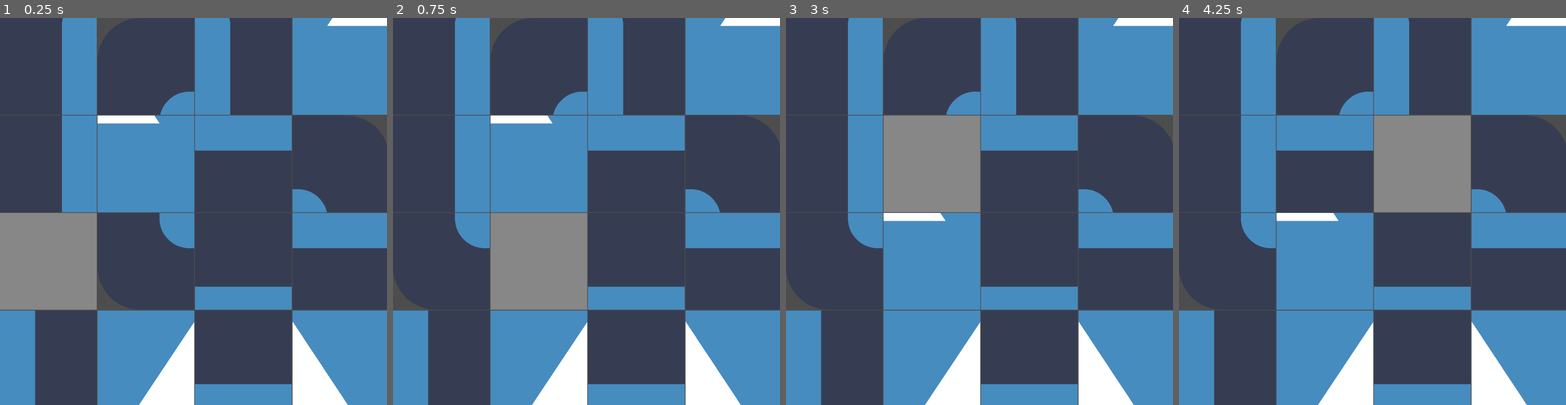
Above: before the commit, frames 1-4 (left to right).
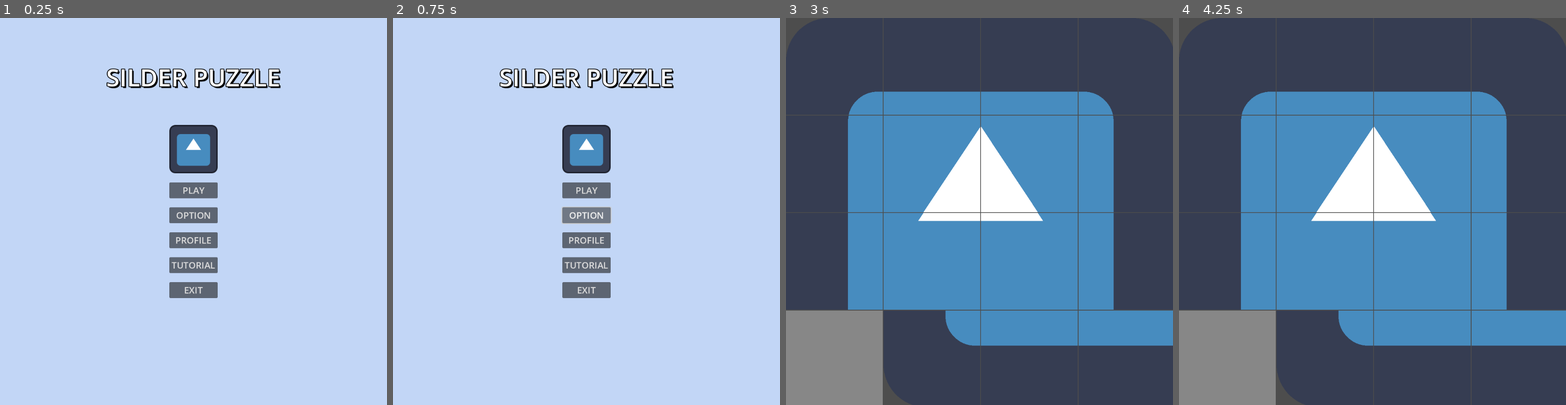
Above: after the commit, the same moments.

Repository: Lorenz-127/15_puzzle
Game: Godot game, scene res://Scenes/main menu/main_menu.tscn
Same seed, same stepped clock (60 frames per second), same inputs: the game is played once before the commit and once after it. Before the commit the project starts from res://Scenes/main.tscn. The engine's default icon, where the game draws it, is replaced by a stand-in: a white triangle on a blue panel in a dark square.
Inputs (mouse positions are in pixels of both pictures, inside the frame that each line leads up to):
- Up to frame 1 (0.25 s): no input
- Up to frame 2 (0.75 s): click (586, 215) at 0.5 s, where only the run after the commit has a clickable "OPTION"
- Up to frame 3 (3 s): click (979, 238) at 1.25 s, where only the run after the commit has a clickable "PROFILE"; click (979, 265) at 2 s, where only the run after the commit has a clickable "TUTORIAL"; click (979, 192) at 2.75 s, where only the run after the commit has a clickable "PLAY"
- Up to frame 4 (4.25 s): tap Enter at 3.5 s; move the mouse to (1457, 192) at 3.52 s; click (1457, 192) at 3.67 s

The runs differ from the first frame. In frame 1, 99% of the frame differs, in the area x 0-100%, y 0-100%; in frame 2, 99%; in frame 3, 53%; in frame 4, 53%.

Commit message:
Add MainMenu, btn's, and start - exit function
- Add background
- Add title
- Add Logo
- Add Menu btn's
- Create start game function
- Create exit game function

Diff:
--- a/Scenes/main.tscn
+++ b/Scenes/game/game.tscn
@@ -1,11 +1,11 @@
 [gd_scene load_steps=3 format=3 uid="uid://ce3dol4usu4yl"]
 
-[ext_resource type="Script" path="res://Scripts/main.gd" id="1_hbkqc"]
+[ext_resource type="Script" path="res://Scripts/game/game.gd" id="1_hbkqc"]
 
 [sub_resource type="RectangleShape2D" id="RectangleShape2D_b05e8"]
 size = Vector2(1024, 1024)
 
-[node name="Main" type="Area2D"]
+[node name="Game" type="Area2D"]
 script = ExtResource("1_hbkqc")
 
 [node name="CollisionShape2D" type="CollisionShape2D" parent="."]
--- a/Scenes/tile.tscn
+++ b/Scenes/game/tile.tscn
@@ -1,6 +1,6 @@
 [gd_scene load_steps=2 format=3 uid="uid://cm84jqnkwiome"]
 
-[ext_resource type="Script" path="res://Scripts/tile.gd" id="1_70m7s"]
+[ext_resource type="Script" path="res://Scripts/game/tile.gd" id="1_70m7s"]
 
 [node name="Tile" type="StaticBody2D"]
 script = ExtResource("1_70m7s")
--- /dev/null
+++ b/Scenes/main menu/main_menu.gd
@@ -0,0 +1,24 @@
+class_name MainMenu
+extends Control
+
+
+@onready var play_btn = $MarginContainer/HBoxContainer/VBoxContainer/play_btn as Button
+@onready var option_btn = $MarginContainer/HBoxContainer/VBoxContainer/option_btn as Button
+@onready var profile_btn = $MarginContainer/HBoxContainer/VBoxContainer/profile_btn as Button
+@onready var tutorial_btn = $MarginContainer/HBoxContainer/VBoxContainer/tutorial_btn as Button
+@onready var exit_btn = $MarginContainer/HBoxContainer/VBoxContainer/exit_btn as Button
+
+@onready var start_level = preload("res://Scenes/game/game.tscn") as PackedScene
+
+
+func _ready():
+	play_btn.button_down.connect(on_play_presed)
+	exit_btn.button_down.connect(on_exit_pressed)
+
+
+
+func on_play_presed() -> void:
+	get_tree().change_scene_to_packed(start_level)
+
+func on_exit_pressed() -> void:
+	get_tree().quit()
--- /dev/null
+++ b/Scenes/main menu/main_menu.tscn
@@ -0,0 +1,115 @@
+[gd_scene load_steps=5 format=3 uid="uid://c511ccoqibuv"]
+
+[ext_resource type="Texture2D" uid="uid://ohwvbf6tb6h0" path="res://Assets/Art/icon.svg" id="1_5qy2p"]
+[ext_resource type="Script" path="res://Scenes/main menu/main_menu.gd" id="1_c8rd0"]
+
+[sub_resource type="FontVariation" id="FontVariation_vy8sf"]
+
+[sub_resource type="SystemFont" id="SystemFont_snjjf"]
+font_names = PackedStringArray("Impact")
+
+[node name="MainMenu" type="Control"]
+layout_mode = 3
+anchors_preset = 15
+anchor_right = 1.0
+anchor_bottom = 1.0
+grow_horizontal = 2
+grow_vertical = 2
+script = ExtResource("1_c8rd0")
+
+[node name="ColorRect" type="ColorRect" parent="."]
+layout_mode = 1
+anchors_preset = 15
+anchor_right = 1.0
+anchor_bottom = 1.0
+grow_horizontal = 2
+grow_vertical = 2
+color = Color(0.760784, 0.839216, 0.964706, 1)
+
+[node name="MarginContainer" type="MarginContainer" parent="."]
+layout_mode = 1
+anchors_preset = 15
+anchor_right = 1.0
+anchor_bottom = 1.0
+grow_horizontal = 2
+grow_vertical = 2
+theme_override_constants/margin_left = 12
+theme_override_constants/margin_top = 12
+theme_override_constants/margin_right = 12
+theme_override_constants/margin_bottom = 12
+
+[node name="VBoxContainer" type="VBoxContainer" parent="MarginContainer"]
+layout_mode = 2
+theme_override_constants/separation = 100
+
+[node name="spacer" type="Control" parent="MarginContainer/VBoxContainer"]
+layout_mode = 2
+
+[node name="Label" type="Label" parent="MarginContainer/VBoxContainer"]
+layout_mode = 2
+theme_override_colors/font_shadow_color = Color(0, 0, 0, 1)
+theme_override_colors/font_outline_color = Color(0, 0, 0, 1)
+theme_override_constants/shadow_offset_x = 4
+theme_override_constants/shadow_offset_y = 4
+theme_override_constants/outline_size = 8
+theme_override_fonts/font = SubResource("FontVariation_vy8sf")
+theme_override_font_sizes/font_size = 64
+text = "SILDER PUZZLE"
+horizontal_alignment = 1
+vertical_alignment = 1
+
+[node name="HBoxContainer" type="HBoxContainer" parent="MarginContainer"]
+layout_mode = 2
+size_flags_horizontal = 4
+alignment = 1
+
+[node name="VBoxContainer" type="VBoxContainer" parent="MarginContainer/HBoxContainer"]
+layout_mode = 2
+theme_override_constants/separation = 24
+alignment = 1
+
+[node name="Logo" type="TextureRect" parent="MarginContainer/HBoxContainer/VBoxContainer"]
+custom_minimum_size = Vector2(128, 128)
+layout_mode = 2
+texture = ExtResource("1_5qy2p")
+expand_mode = 1
+
+[node name="play_btn" type="Button" parent="MarginContainer/HBoxContainer/VBoxContainer"]
+custom_minimum_size = Vector2(120, 32)
+layout_mode = 2
+theme_override_fonts/font = SubResource("SystemFont_snjjf")
+theme_override_font_sizes/font_size = 24
+text = "PLAY
+"
+
+[node name="option_btn" type="Button" parent="MarginContainer/HBoxContainer/VBoxContainer"]
+custom_minimum_size = Vector2(120, 32)
+layout_mode = 2
+theme_override_fonts/font = SubResource("SystemFont_snjjf")
+theme_override_font_sizes/font_size = 24
+text = "OPTION
+"
+
+[node name="profile_btn" type="Button" parent="MarginContainer/HBoxContainer/VBoxContainer"]
+custom_minimum_size = Vector2(120, 32)
+layout_mode = 2
+theme_override_fonts/font = SubResource("SystemFont_snjjf")
+theme_override_font_sizes/font_size = 24
+text = "PROFILE
+"
+
+[node name="tutorial_btn" type="Button" parent="MarginContainer/HBoxContainer/VBoxContainer"]
+custom_minimum_size = Vector2(120, 32)
+layout_mode = 2
+theme_override_fonts/font = SubResource("SystemFont_snjjf")
+theme_override_font_sizes/font_size = 24
+text = "TUTORIAL
+"
+
+[node name="exit_btn" type="Button" parent="MarginContainer/HBoxContainer/VBoxContainer"]
+custom_minimum_size = Vector2(120, 32)
+layout_mode = 2
+theme_override_fonts/font = SubResource("SystemFont_snjjf")
+theme_override_font_sizes/font_size = 24
+text = "EXIT
+"
--- a/Scripts/main.gd
+++ b/Scripts/game/game.gd
@@ -2,7 +2,7 @@
 
 var tiles = []
 var solved = []
-var tile_scene = preload("res://Scenes/tile.tscn")
+var tile_scene = preload("res://Scenes/game/tile.tscn")
 var tile_size
 var offset
 var move_counter = 0
@@ -43,7 +43,7 @@
 func shuffle_tiles():
 	offset = tile_size + 2
 	var t = 0
-	while t < 100:  # Increased for better mixing
+	while t < 3:  # Increased for better mixing
 		var random_tile = tiles[randi() % 16]
 		if random_tile.tile_name != "Tile16" and random_tile.tile_name != previous:
 			var rows = int(random_tile.position.y / offset)
--- a/project.godot
+++ b/project.godot
@@ -11,7 +11,7 @@
 [application]
 
 config/name="Game Test"
-run/main_scene="res://Scenes/main.tscn"
+run/main_scene="res://Scenes/main menu/main_menu.tscn"
 config/features=PackedStringArray("4.3", "GL Compatibility")
 config/icon="res://Assets/Art/icon.svg"
 
Renamed: Scripts/tile.gd -> Scripts/game/tile.gd
Not shown, changed: Assets/Docs/README.md
Not shown, removed: README.md
Not shown, added: Scenes/main menu/mai1DC4.tmp
